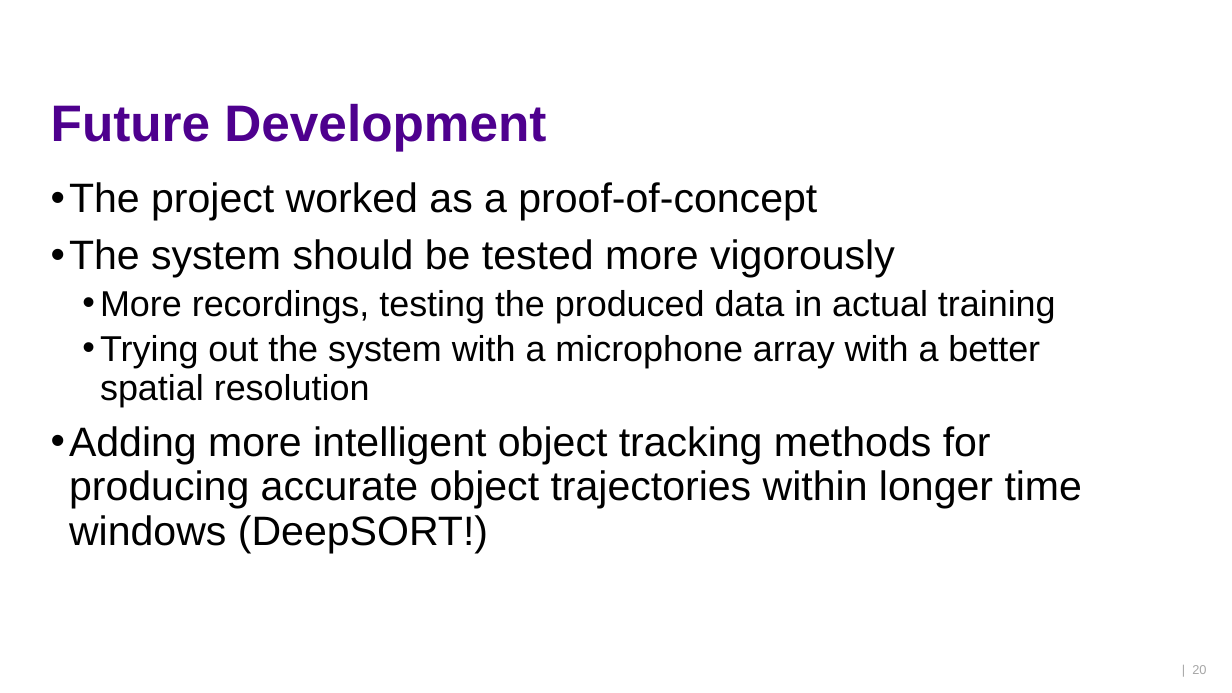
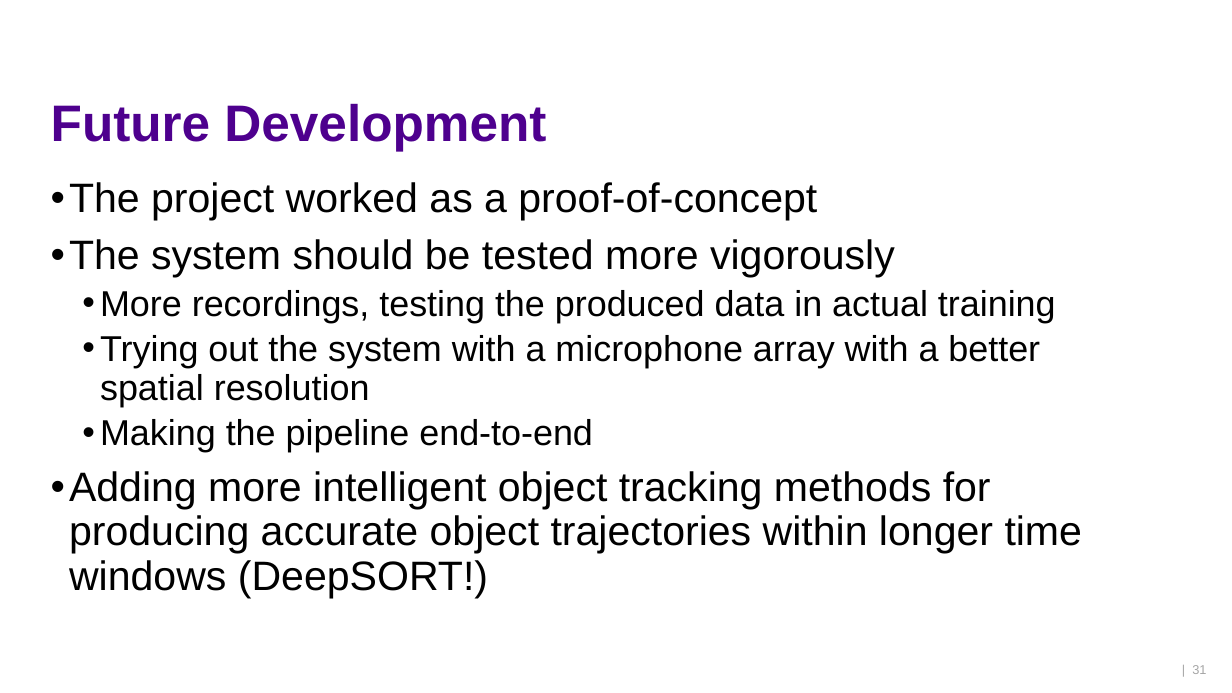
Before and after one commit to ktlhtn/AutoSTAnnot, a slide deck: slide 31 of Power point files/Final presentation.pptx (slide 20 before the commit). Drawn at 1232x693 pixels with LibreOffice and Linux fonts; fonts in the diff are those of the drawing; background and template pictures are left out. Boxes give left, top, right and bottom in pixels: in the first picture for what was removed or moved away, otherwise in the second. Text is boxed around its words. In the diff, an @@ line names an element or a change of style, - is before the commit and + after.

```diff
--- a/Power point files/Final presentation.pptx
+++ b/Power point files/Final presentation.pptx
@@ text at (100, 419, 593, 452): paragraph added @@
+  • Making the pipeline end-to-end
@@ page number at (1192, 665, 1206, 674): text changed @@
-| 20
+| 31
```
Also in this commit, not shown: 9 other slides changed, 11 slides added.
